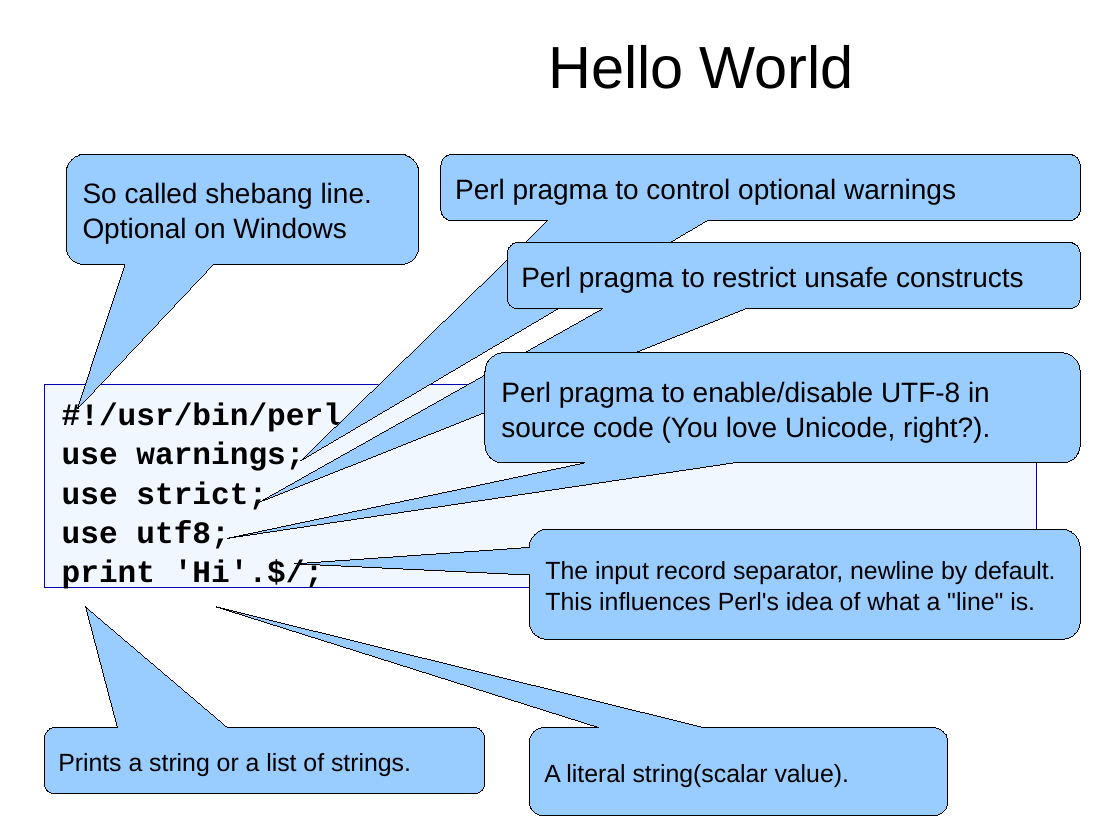
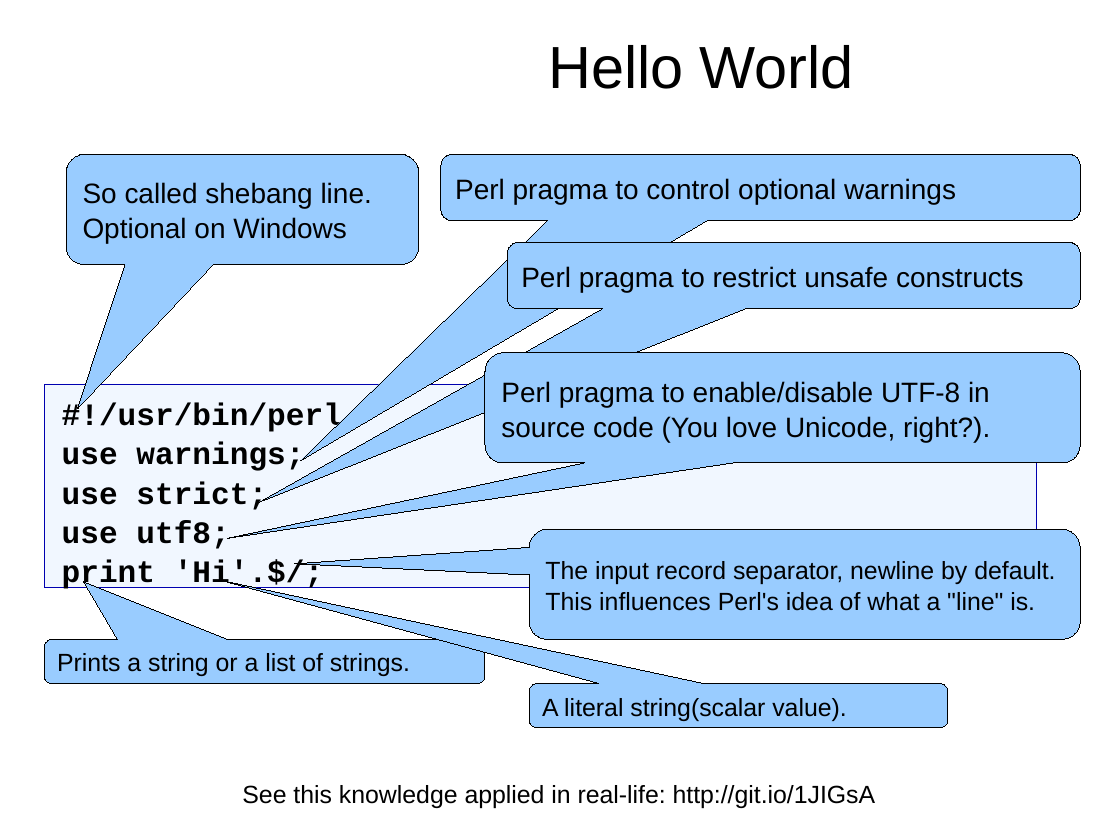
Before and after one commit to kberov/PerlProgrammingCourse, a slide deck: slide 34 of 01_intro.odp. Drawn at 1120x840 pixels with LibreOffice and Linux fonts; fonts in the diff are those of the drawing; background and template pictures are left out. Boxes give left, top, right and bottom in pixels: in the first picture for what was removed or moved away, otherwise in the second. Text is boxed around its words. In the diff, an @@ line names an element or a change of style, - is before the commit and + after.

```diff
--- a/01_intro.odp
+++ b/01_intro.odp
@@ rounded speech box "Prints a string or a ..." at [44,640,485,683]: proportions changed @@
@@ rounded speech box "Prints a string or a ...": place and size @@
-rounded speech box "Prints a string or a ..." at [44,728,485,794]
+rounded speech box "Prints a string or a ..." at [44,640,485,683]
@@ rounded speech box "A literal string(scalar value).": place and size @@
-rounded speech box "A literal string(scalar value)." at [529,728,948,816]
+rounded speech box "A literal string(scalar value)." at [529,683,948,727]
@@ rounded speech box "A literal string(scalar value)." at [529,683,948,727]: proportions changed @@
@@ text added at [242,785,876,808], 16 pt, text #000000 @@
+See this knowledge applied in real-life: http://git.io/1JIGsA
```
Also in this commit, not shown: 2 other slides changed, 1 other file.
